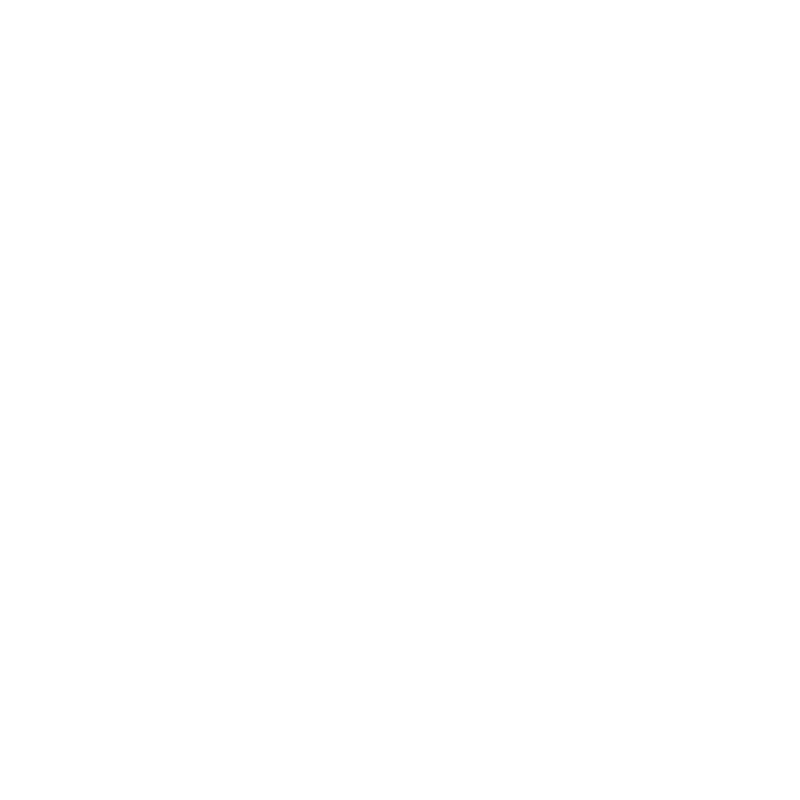
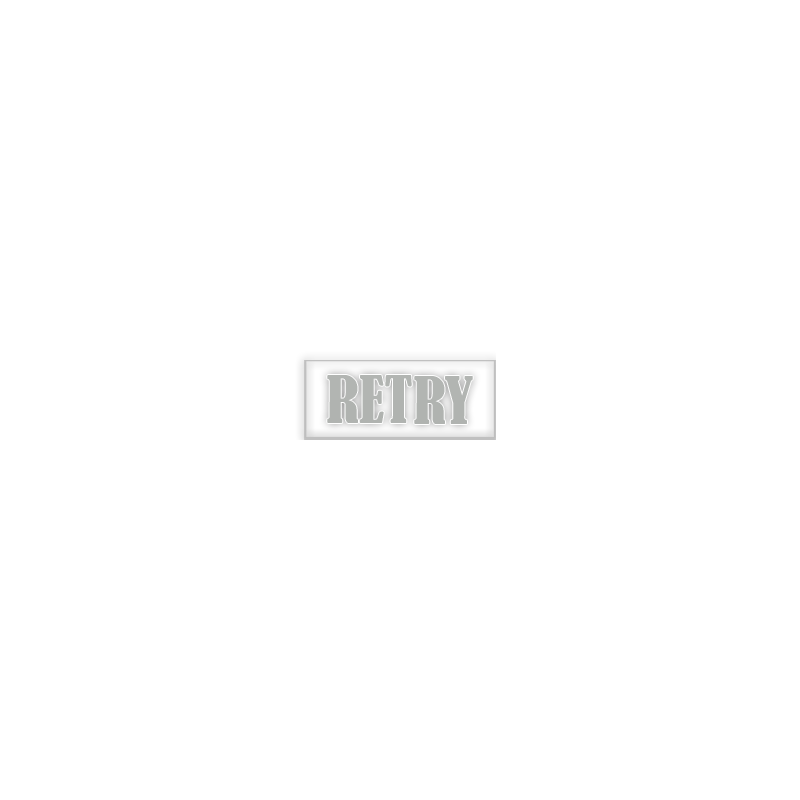
Two versions of the same layered image (800 x 800). Layer-by-layer changes:
added group "retry" with 5 layers above "Play pause" over box(304, 352, 496, 440)
added layer "Calque 3" (1st of 5, in "retry") (3%) in group "retry" over box(304, 352, 496, 400)
added group "Groupe 1" (1st of 5, in "retry") with 3 layers in group "retry" over box(304, 360, 496, 440)
added layer "RETRY" in group "Groupe 1" over box(327, 375, 473, 424)
added layer "Calque 1" (1st of 5, in "retry" › "Groupe 1") in group "Groupe 1" over box(304, 360, 496, 440)
